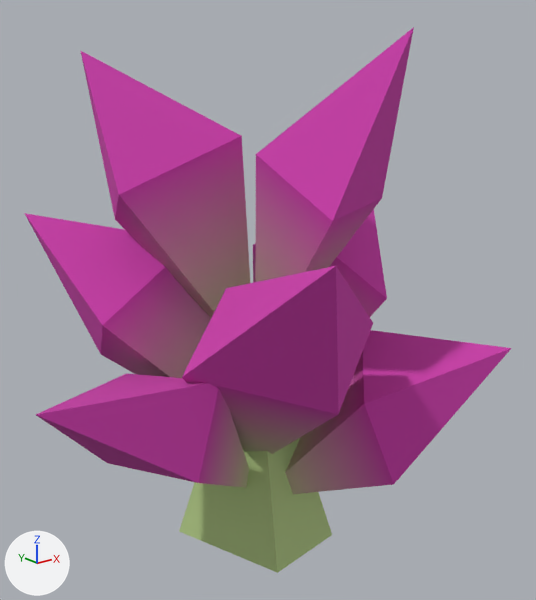
Before and after pictures for a commit that changed the glTF model Assets/Parasite.glb.
Camera for both pictures: a 50 mm camera at (-0.709, -0.921, 0.813) aimed at (0.02, -0.009, 0.448). Arrows for +X, +Y and +Z are at lower left; the lights stay in place. The first picture is the older version. Vertices at exactly the same position are counted once.

Names of what the first picture shows: 'Parasite'.
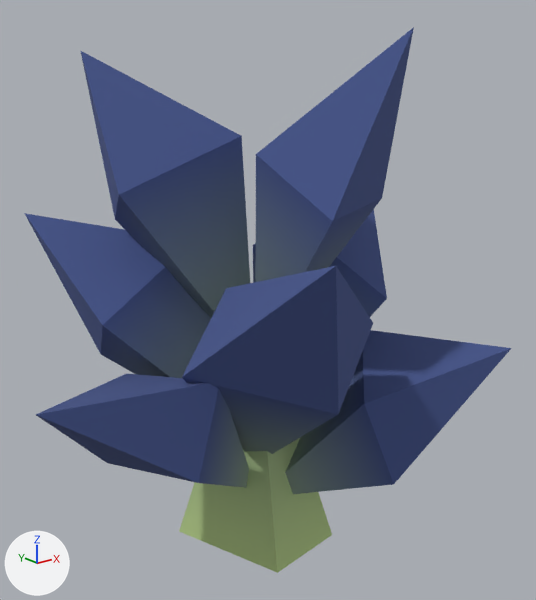
Commit message: correction couleur parasite + parasite mort

Changed parts and their boxes (x1, y1, x2, y2) in the pictures (536 x 600 px):
part 1 of me_parasite, recoloured (pink to blue)
    both: (24, 27, 511, 497)

The change, as a list of edits to the scene's bpy script:
```text
Change me_parasite:
    where me_parasite.from_pydata(...)  # 51 vertices, 68 faces; spans x -0.409..0.332, y -0.318..0.381, z 0.0..0.867
    used by ob_parasite; location = (0.0, 0.0, 0.0)
    me_parasite part 1: 68 faces centred in x -0.288..0.251, y -0.255..0.277, z 0.154..0.752 are repainted in the vertex colours; the middle colour goes from pink #ca3daa to blue #44548a
```
